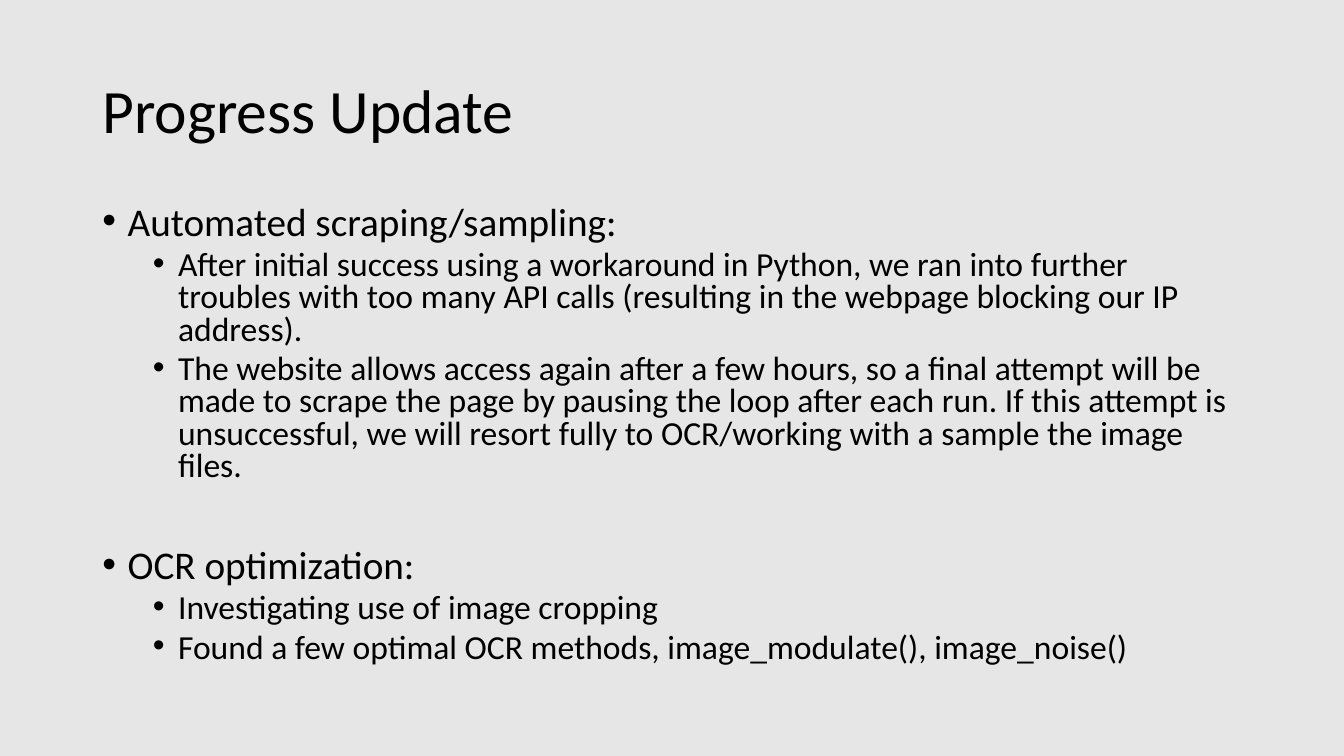
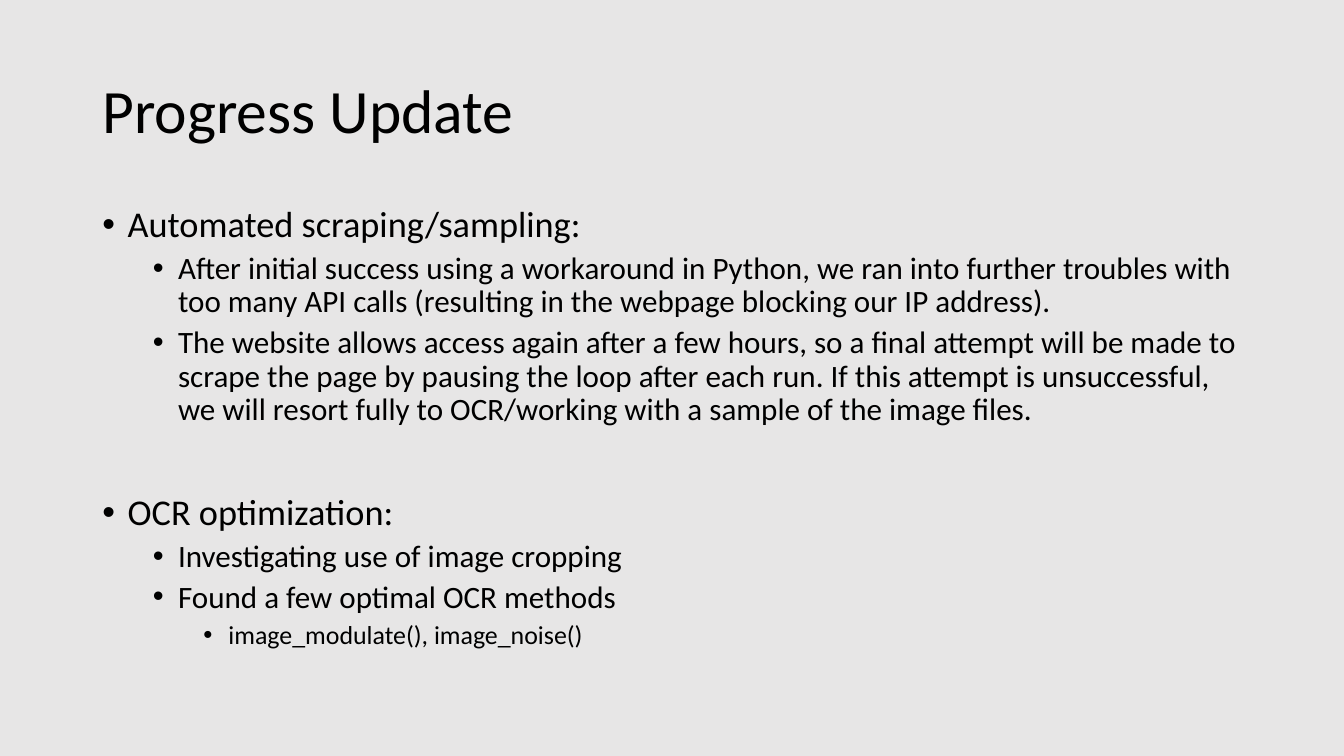
Before and after one commit to mckadet/STAT6080_Group_Project, a slide deck: slide 4 of Weekly Report Template.pptx. Drawn at 1344x756 pixels with LibreOffice and Linux fonts; fonts in the diff are those of the drawing. Boxes give left, top, right and bottom in pixels: in the first picture for what was removed or moved away, otherwise in the second. Text is boxed around its words. In the diff, an @@ line names an element or a change of style, - is before the commit and + after.

```diff
--- a/Weekly Report Template.pptx
+++ b/Weekly Report Template.pptx
@@ text at (128,211,1231,573): size 28 to 25.9 pt in "Automated scraping/sampling:", "OCR optimization:"; size 24 to 22.2 pt in "After initial success using a workaround in ...", "Investigating use of image cropping"; line spacing 0.8 to 0.9 @@
@@ text at (178,331,1236,426): text changed; size 24 to 22.2 pt @@
-  • The website allows access again after a few hours, so a final attempt will be made to scrape the page by pausing the loop after each run. If this attempt is unsuccessful, we will resort fully to OCR/working with a sample the image files.
+  • The website allows access again after a few hours, so a final attempt will be made to scrape the page by pausing the loop after each run. If this attempt is unsuccessful, we will resort fully to OCR/working with a sample of the image files.
@@ text at (178,586,616,649): text changed; size 24 to 18.5 pt @@
-  • Found a few optimal OCR methods, image_modulate(), image_noise()
+  • Found a few optimal OCR methods
+    • image_modulate(), image_noise()
```
Also in this commit, not shown: 1 other file.
